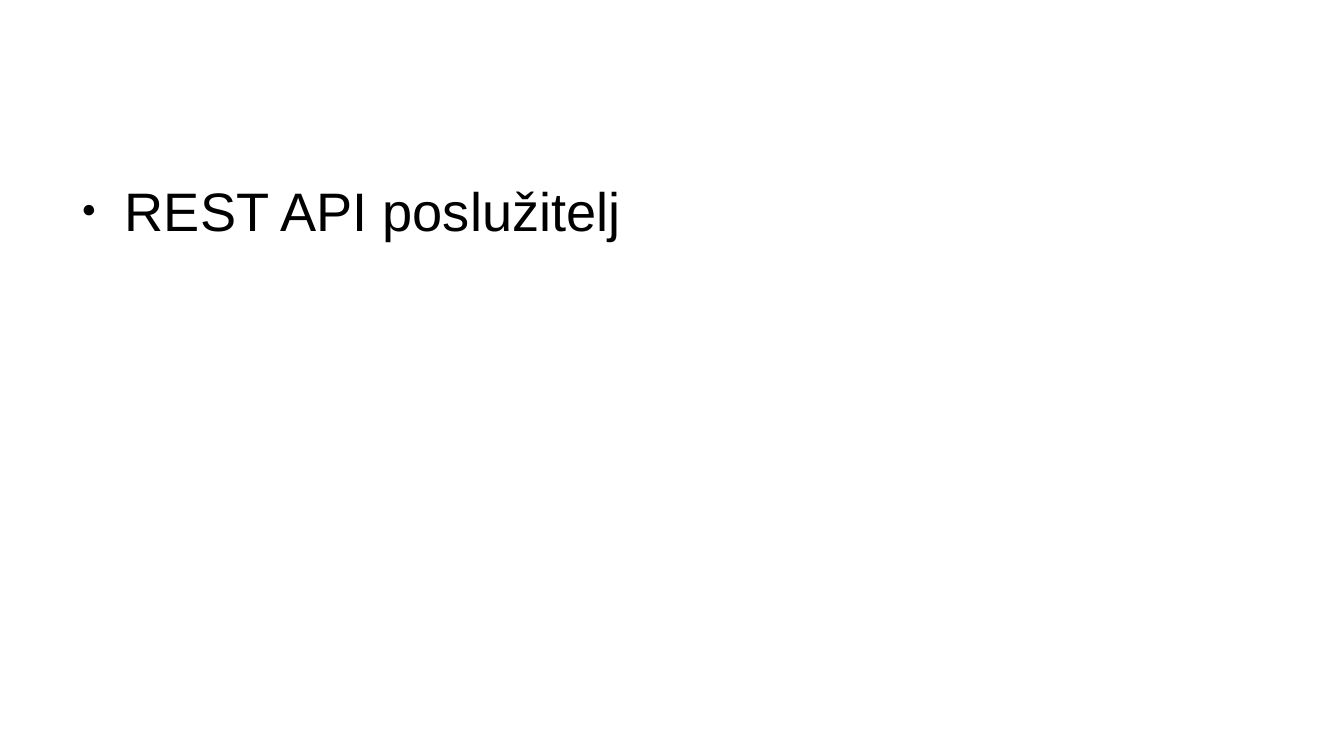
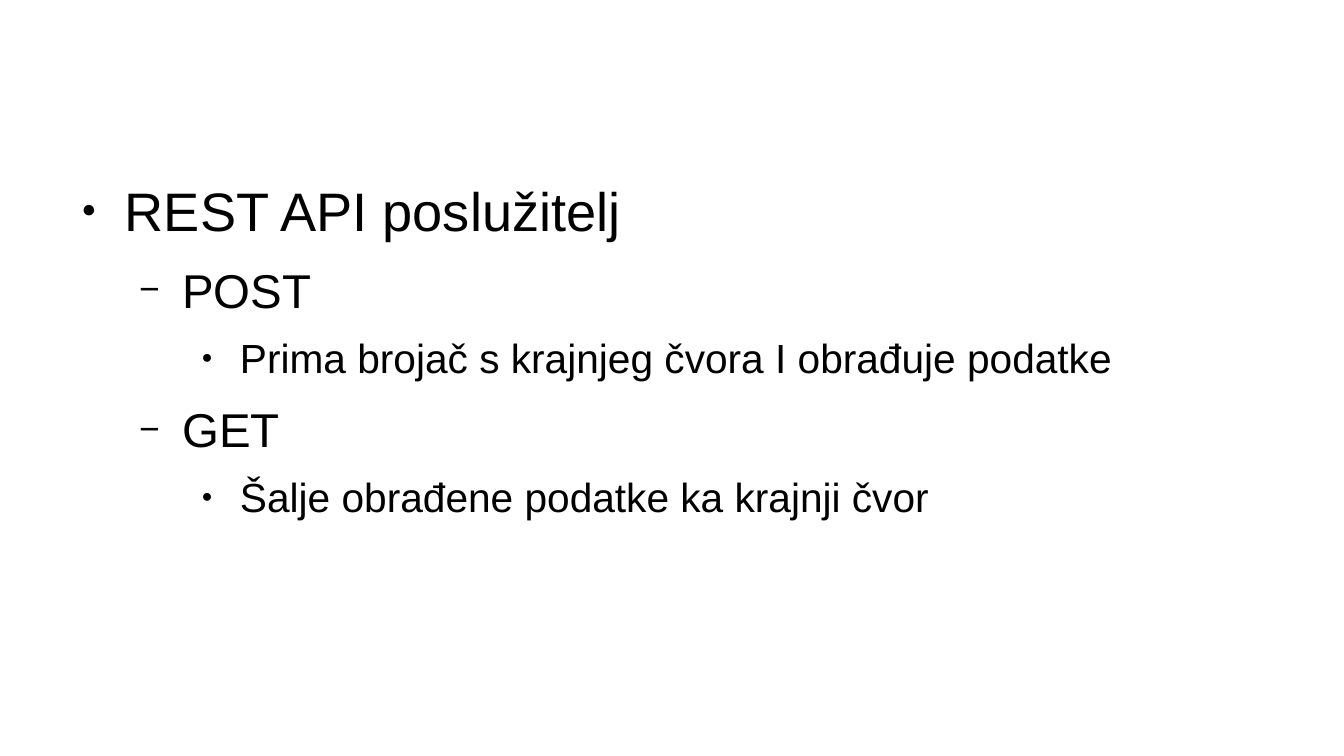
Before and after one commit to vuci359/SUAP, a slide deck: slide 8 of dokumentacija/SUAP_prezentacija.odp. Drawn at 1344x756 pixels with LibreOffice and Linux fonts; fonts in the diff are those of the drawing. Boxes give left, top, right and bottom in pixels: in the first picture for what was removed or moved away, otherwise in the second. Text is boxed around its words. In the diff, an @@ line names an element or a change of style, - is before the commit and + after.

```diff
--- a/dokumentacija/SUAP_prezentacija.odp
+++ b/dokumentacija/SUAP_prezentacija.odp
@@ text at <box>182,275,1112,520</box>: paragraphs added @@
+  − POST
+    ● Prima brojač s krajnjeg čvora I obrađuje podatke
+  − GET
+    ● Šalje obrađene podatke ka krajnji čvor
```
Also in this commit, not shown: 3 other slides changed, 7 slides added, 7 slides removed, 4 other files.
